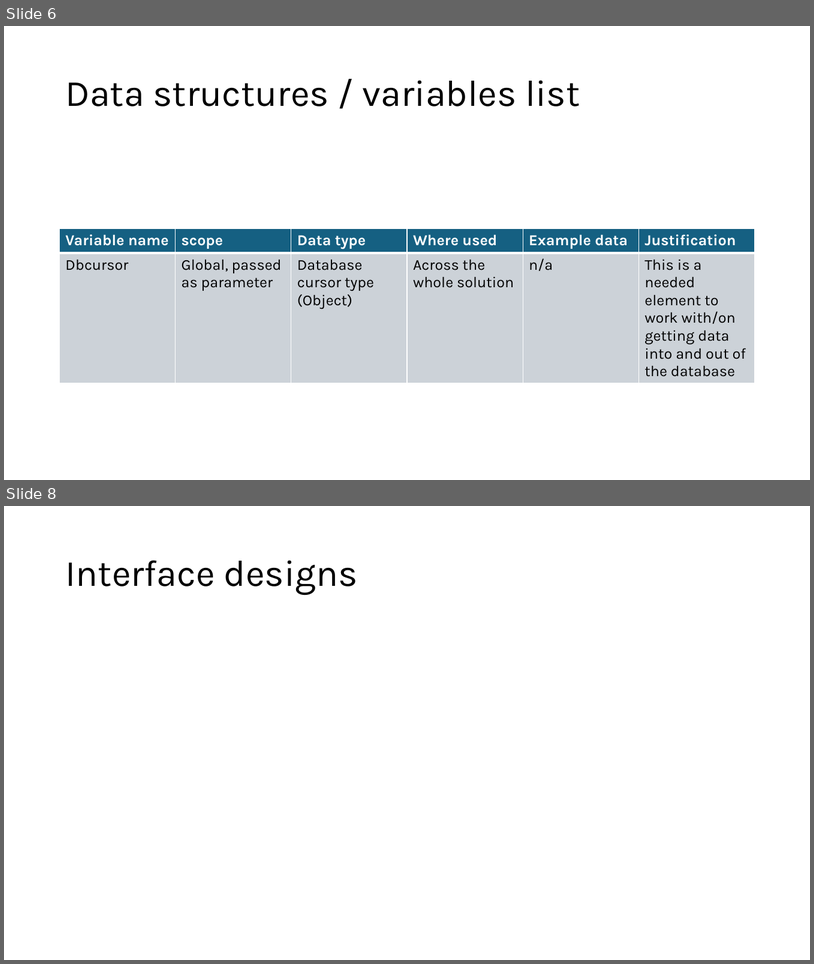
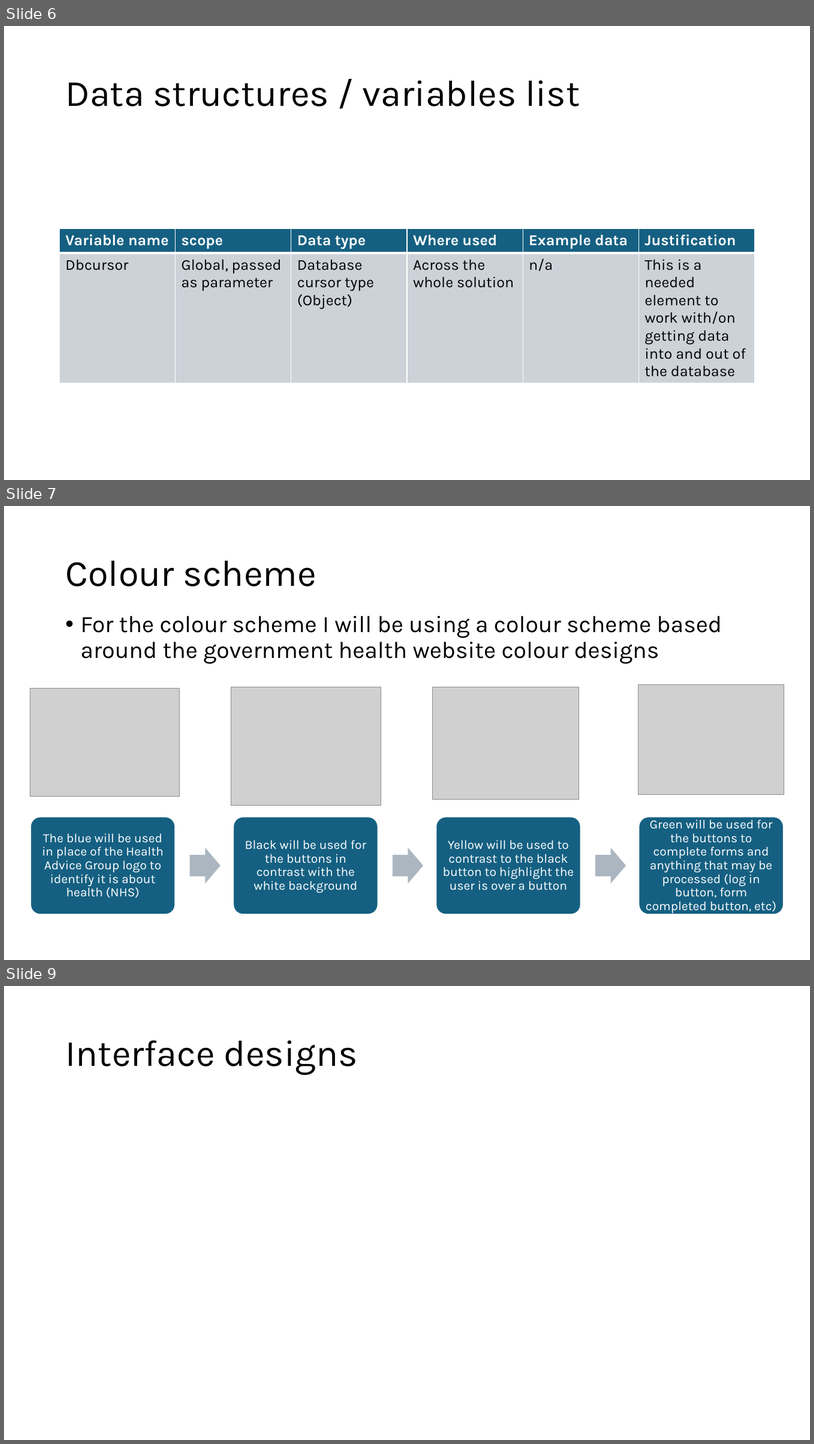
Before and after one commit to Nobodyishome1816/glowing-giggle, a slide deck: May23OCC/mywork/task1/design.pptx. Shown one above the other, each under a label of ours: slides 6 and 8 before the commit, slides 6, 7 and 9 after it; the slides between them are not shown. The pictures are 814x964 and 814x1444 pixels, drawn with LibreOffice and Linux fonts; fonts in the diff are those of the drawing; grey boxes stand for pictures. Boxes give left, top, right and bottom in pixels: in the first picture for what was removed or moved away, otherwise in the second. Text is boxed around its words. In the diff, an @@ line names an element or a change of style, - is before the commit and + after.

Commit message:
added more content to design.pptx

```diff
--- a/May23OCC/mywork/task1/design.pptx
+++ b/May23OCC/mywork/task1/design.pptx
@@ slide 7 added at (4,506,810,960), background #FFFFFF @@
@@ title added at (65,561,317,586), 44 pt, text #000000 @@
+Colour scheme
@@ text added at (81,616,722,664), 28 pt, text #000000 @@
+• For the colour scheme I will be using a colour scheme based around the government health website colour designs
@@ picture added at (639,684,785,795) @@
@@ picture added at (30,688,179,796) @@
@@ picture added at (231,687,381,805) @@
@@ picture added at (433,687,579,799) @@
@@ group added at (30,816,785,915): 4 rounded rectangles, 4 texts, 3 right arrows @@
+The blue will be used in place of the Health Advice Group logo to identify it is about health (NHS)
+Black will be used for the buttons in contrast with the white background
+Yellow will be used to contrast to the black button to highlight the user is over a button
+Green will be used for the buttons to complete forms and anything that may be processed (log in button, form completed button, etc)
@@ what was slide 8 is now slide 9 @@
```
Also in this commit, not shown: 4 slides changed, 1 other slide added, 1 slide removed.
